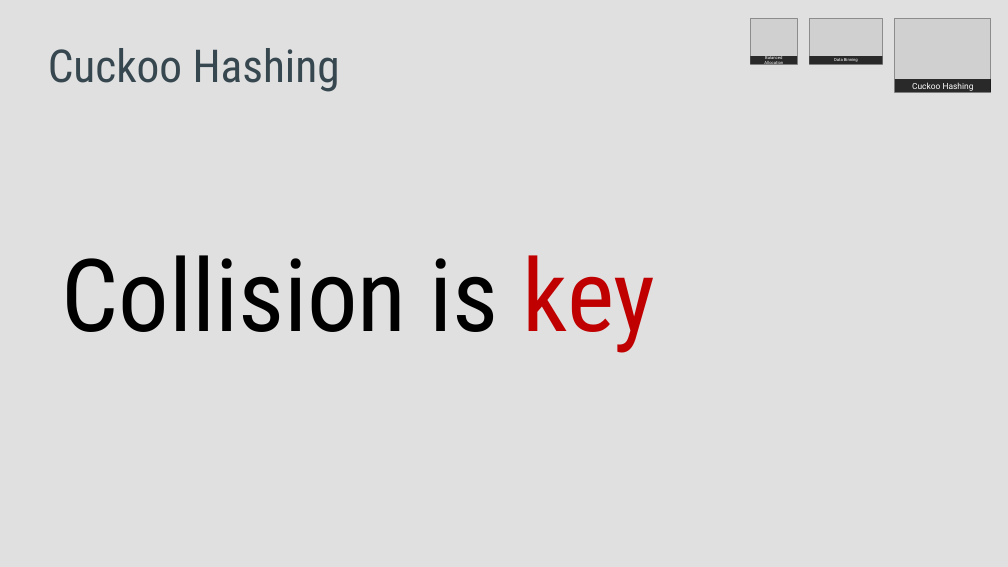
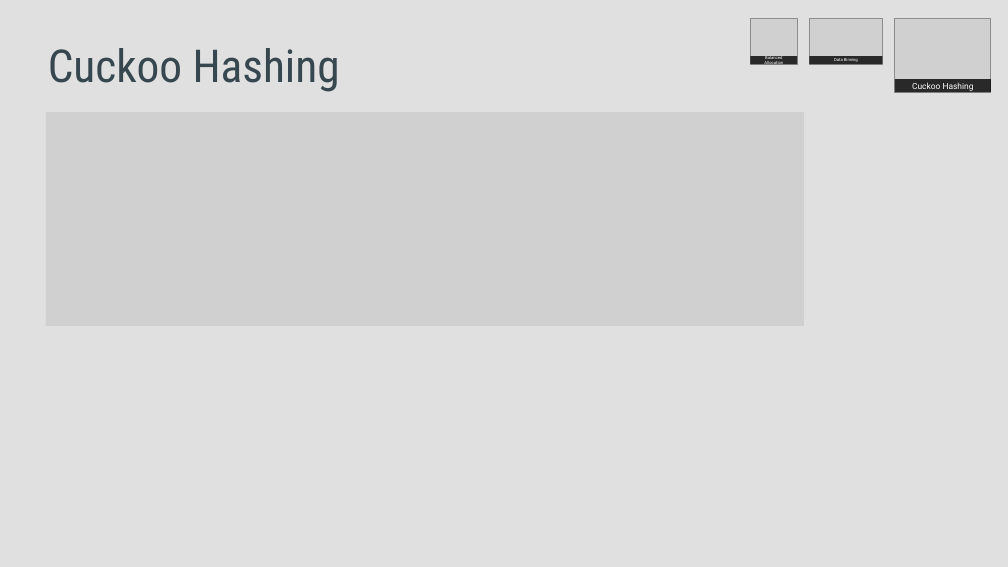
Before and after one commit to ordinary813/ordinaryLib, a slide deck: slide 27 of MPC/Data BInning/Your big idea.pptx (slide 25 before the commit). Drawn at 1008x567 pixels with LibreOffice and Linux fonts; fonts in the diff are those of the drawing; grey boxes stand for pictures. Boxes give left, top, right and bottom in pixels: in the first picture for what was removed or moved away, otherwise in the second. Text is boxed around its words. In the diff, an @@ line names an element or a change of style, - is before the commit and + after.

```diff
--- a/MPC/Data BInning/Your big idea.pptx
+++ b/MPC/Data BInning/Your big idea.pptx
@@ picture added at (46,112,804,326) @@
@@ text removed at (62,255,656,353) @@
-Collision is key
```
Also in this commit, not shown: 2 other slides changed, 5 slides added.
